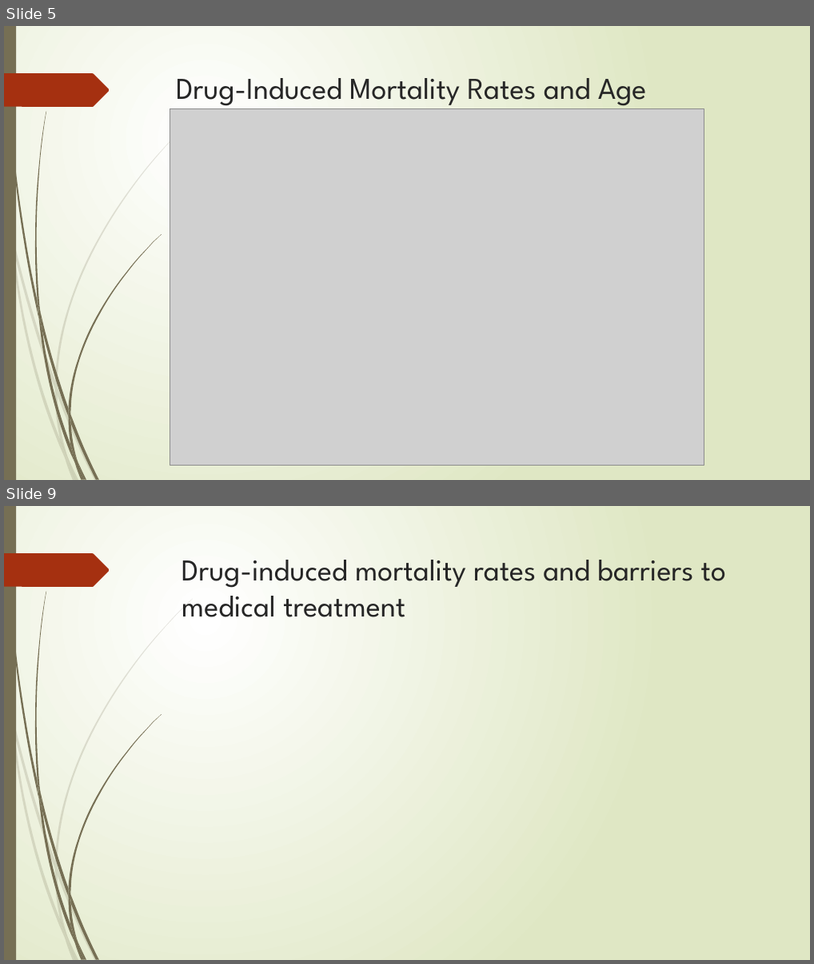
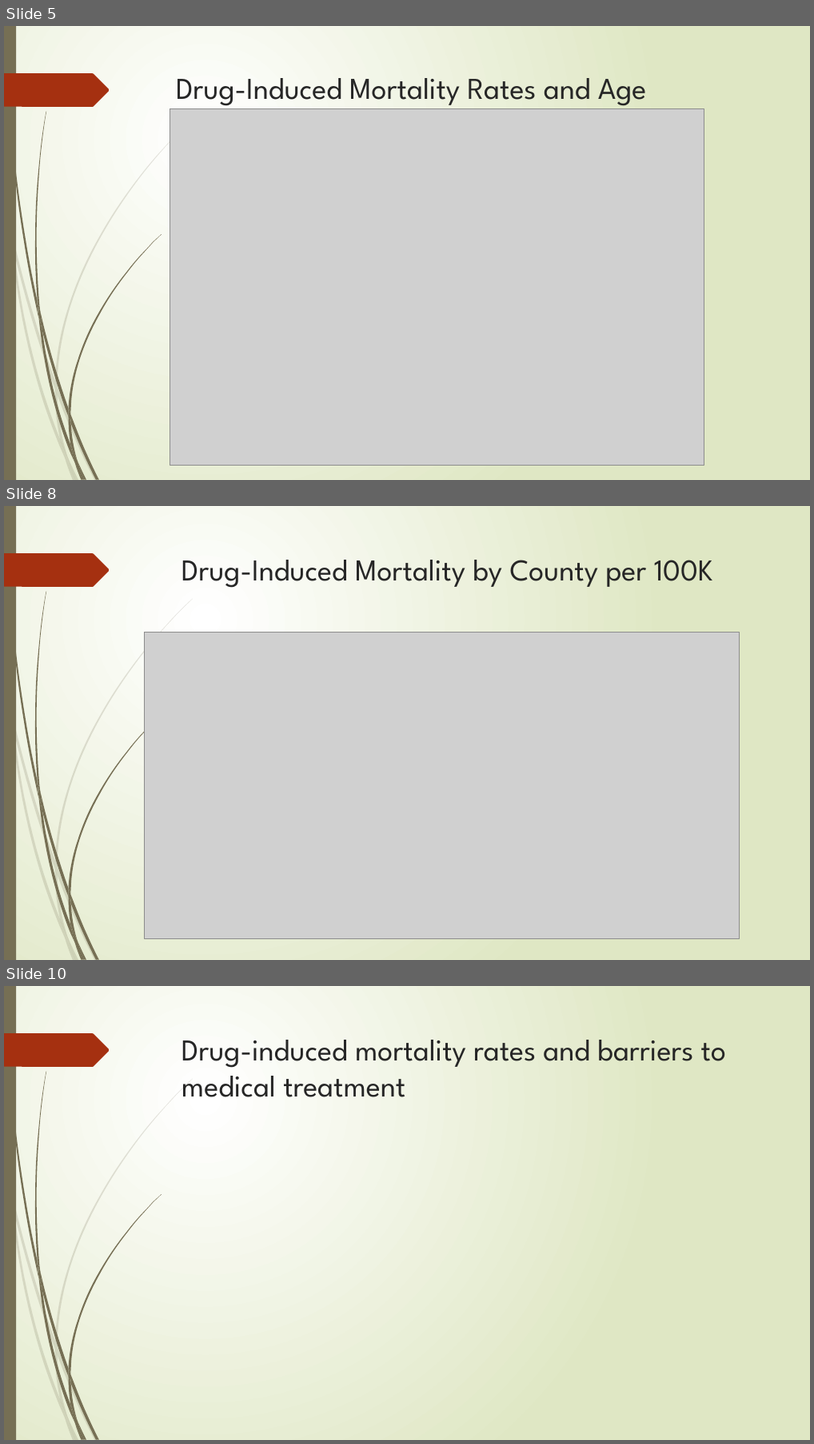
Before and after one commit to yayunl/DataViz-Project1, a slide deck: Drug Mortality and Socio-Economic conditions in Connecticut.pptx. Shown one above the other, each under a label of ours: slides 5 and 9 before the commit, slides 5, 8 and 10 after it; the slides between them are not shown. The pictures are 814x964 and 814x1444 pixels, drawn with LibreOffice and Linux fonts; fonts in the diff are those of the drawing; grey boxes stand for pictures. Boxes give left, top, right and bottom in pixels: in the first picture for what was removed or moved away, otherwise in the second. Text is boxed around its words. In the diff, an @@ line names an element or a change of style, - is before the commit and + after.

```diff
--- a/Drug Mortality and Socio-Economic conditions in Connecticut.pptx
+++ b/Drug Mortality and Socio-Economic conditions in Connecticut.pptx
@@ slide 8 added at [4, 506, 810, 960], background gradient #FFFFFF to #DFE8C4; not listed: 24 template elements that a slide beside it also shows @@
@@ title added at [182, 560, 714, 588], 36 pt, text #262626 @@
+Drug-Induced Mortality by County per 100K
@@ picture added at [144, 632, 739, 938] @@
@@ what was slide 9 is now slide 10 @@
```
Also in this commit, not shown: 3 slides changed.
